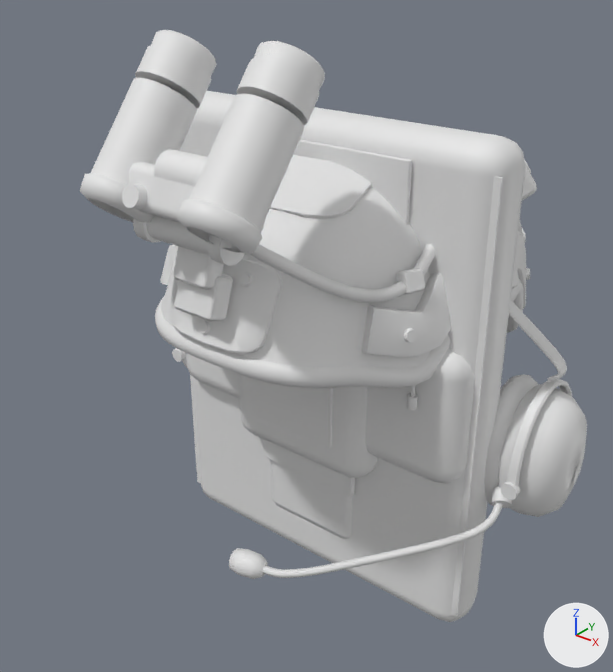
The glTF model island/assets/kit/soldier-kit.glb as it was, and as the next commit left it.
Camera for both pictures: a camera (50 mm lens) standing at (0.264, -0.367, 0.225) and looking at (-0.002, -0.034, 0.019). The axes (+X, +Y, +Z) are drawn at lower right. The lights are the same throughout. The picture after the commit comes second. Where no turn or scale is listed for an object, it has been applied to the vertices.

The older version as bpy lines, for what is in view:
```python
me_back = bpy.data.meshes.new('back')
me_back.from_pydata(...)  # 136 vertices, 256 faces; spans x -0.105..0.105, y -0.018..0.018, z -0.14..0.14
me_dangler = bpy.data.meshes.new('dangler')
me_dangler.from_pydata(...)  # 202 vertices, 384 faces; spans x -0.1..0.1, y -0.025..0.025, z -0.04..0.04
me_nvg = bpy.data.meshes.new('nvg')
me_nvg.from_pydata(...)  # 1642 vertices, 2992 faces; spans x -0.065..0.065, y -0.145..0.145, z -0.096..0.096
ob_back = bpy.data.objects.new('back', me_back)
ob_back.location = (0.0, -0.0182, 0.0)
ob_dangler = bpy.data.objects.new('dangler', me_dangler)
ob_dangler.location = (0.0, -0.0246, 0.0)
ob_nvg = bpy.data.objects.new('nvg', me_nvg)
ob_nvg.location = (0.0138, -0.0031, 0.0876)
# also in view: 'headset' at (0.0, -0.035, 0.0); 'helmet' at (0.0, 0.0, 0.048); 'magpouch' at (0.0, -0.021, -0.033); 'med' at (0.0, -0.027, 0.009)
```
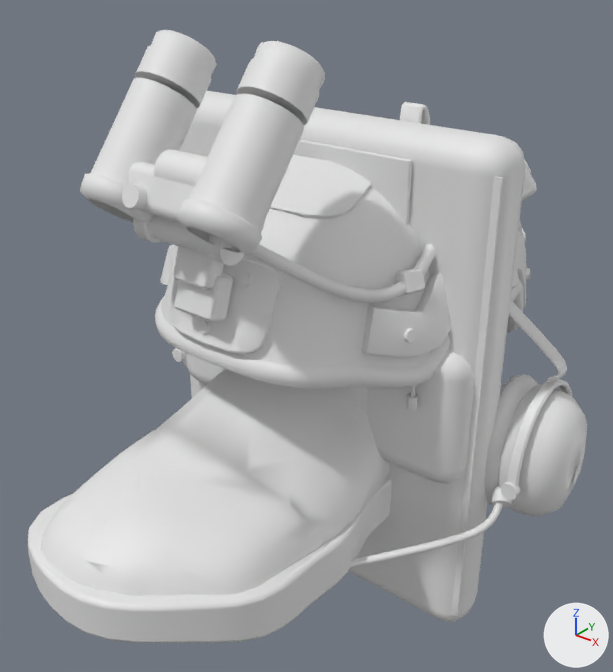
Location of each change, [x1, y1, x2, y2] in pixels of the pictures (613 x 672 px):
'boot', added
    after: [28, 102, 430, 643]
'med', unchanged, covered by the edit
    before: [239, 374, 377, 478]
    after: [347, 386, 367, 413]
'magpouch', unchanged, covered by the edit
    before: [263, 439, 355, 539]

Edits to the bpy script that builds the scene:
```text
Add me_boot:
    me_boot.from_pydata(...)  # 1424 vertices, 2739 faces; spans x -0.068..0.068, y -0.138..0.138, z -0.105..0.105
Add ob_boot:
    ob_boot = bpy.data.objects.new('boot', me_boot)
    ob_boot.location = (-0.0003, -0.0655, 0.0274)
```
